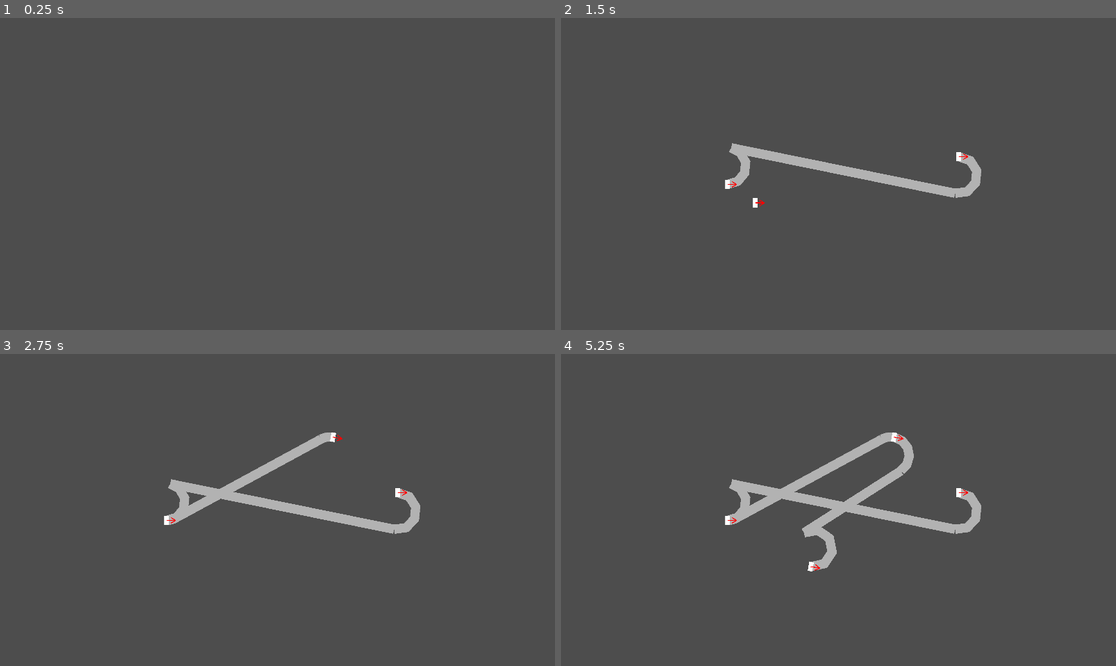
Above: before the commit, frames 1-4 (two rows, left to right).
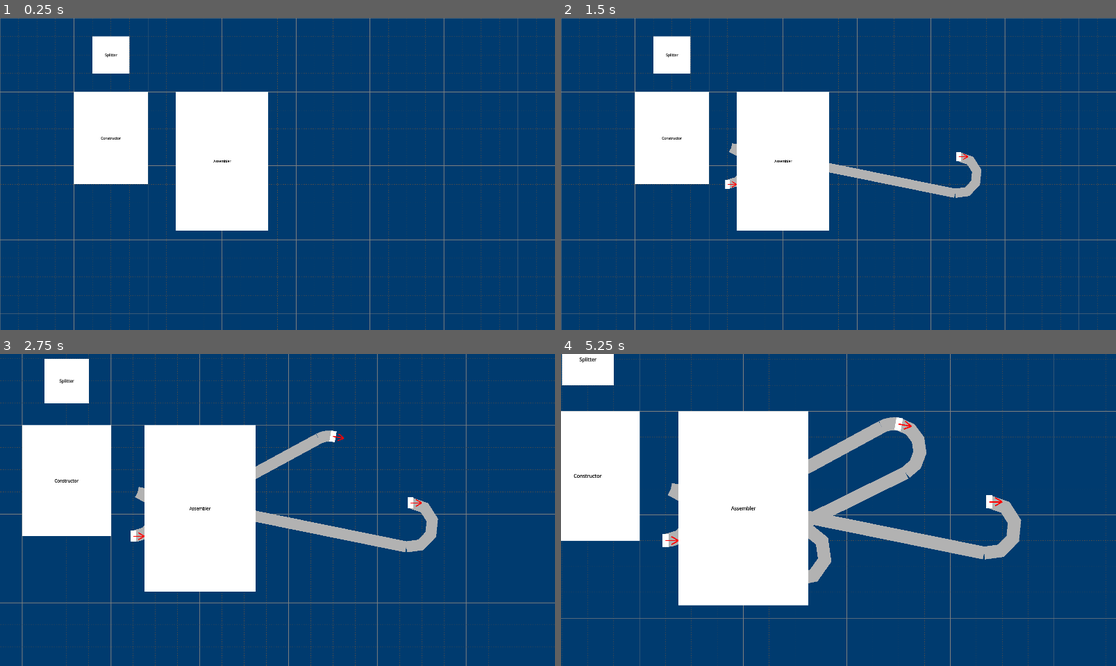
Above: after the commit, the same moments.

Repository: joshrehm/satisfactory-floor-planner
Game: Godot game, scene res://main_scene.tscn
Two runs of this game, one before a commit and one after it. Both use one fixed random seed, a clock stepped at 60 frames per second and the inputs below. Before the commit the project starts from res://Scenes/FactoryBelt/factory_belt.tscn.
Inputs (mouse positions are in pixels of both pictures, inside the frame that each line leads up to):
- Up to frame 1 (0.25 s): no input
- Up to frame 2 (1.5 s): tap Enter at 0.5 s; move the mouse to (960, 158) at 0.52 s; hold Right mouse button (camera_pan) 0.53-1.25 s; click (960, 158) at 0.67 s; tap Space at 1.25 s; drag from (727, 189) to (810, 236) at 1.27 s
- Up to frame 3 (2.75 s): tap Enter at 2 s; move the mouse to (333, 441) at 2.02 s; hold Mouse wheel up (zoom_in) from 2.03 s (still down); click (333, 441) at 2.17 s
- Up to frame 4 (5.25 s): release Mouse wheel up (zoom_in) at 2.75 s; tap Space at 2.75, 4.25 s; drag from (810, 572) to (672, 463) at 2.77 s; tap Enter at 3.5 s; move the mouse to (1005, 556) at 3.52 s; hold Right mouse button (camera_pan) 3.53-4.25 s; click (1005, 556) at 3.67 s; drag from (672, 463) to (755, 432) at 4.27 s; move the mouse to (866, 510) at 5.02 s; hold Mouse wheel up (zoom_in) from 5.03 s (still down); click (866, 510) at 5.17 s

The runs differ from the first frame. In frame 1, 100% of the frame differs, in the area x 0-100%, y 0-100%; in frame 2, 98%; in frame 3, 99%; in frame 4, 99%.

Commit message:
Prototyped multiple belts and last segment of unfinished belt follows mouse cursor. Fixed curve to straight belt. Hack to fix different building size collisions.

Diff:
--- a/Scenes/Camera/camera.gd
+++ b/Scenes/Camera/camera.gd
@@ -57,6 +57,10 @@
 		_apply_zoom(-zoom_speed)
 
 func _unhandled_input(event: InputEvent) -> void:
+	#var pos = get_global_mouse_position()
+	#print("Mouse: (", pos.x, ", ", pos.y, ") (", floor(pos.x / Globals.PIXELS_PER_METER),
+	#	", ", floor(pos.y / Globals.PIXELS_PER_METER), ")")
+
 	if not is_panning or not event is InputEventMouseMotion:
 		return
 
--- a/Scenes/FactoryBelt/factory_belt.gd
+++ b/Scenes/FactoryBelt/factory_belt.gd
@@ -4,7 +4,8 @@
 const BELT_PIXELS_WIDTH: = 1 * Globals.PIXELS_PER_METER
 const BELT_TURN_RADIUS:  = 2 * Globals.PIXELS_PER_METER
 
-var supports = []
+var belts = []
+#var supports = []
 var building = false
 var angle = 0.0
 var step = deg_to_rad(10)
@@ -120,17 +121,35 @@
 	else:  # Clockwise rotation
 		return Vector2(r_tangent.y, -r_tangent.x)
 
-func draw_belt():
+func draw_belts() -> void:
+	for belt_index in belts.size():
+		draw_belt(belt_index, belts[belt_index])
+
+func draw_belt(index: int, supports: Array) -> void:
 	for support_index in supports.size():
 		var start_support = supports[support_index]
 		var start_position = start_support[0]
 		var start_belt_direction = Vector2(cos(start_support[1]), sin(start_support[1]))
 
+		var straight_to_end = null
+		var end_support
+		var end_position
+		var end_belt_direction
+
 		if (support_index + 1 < supports.size()):
-			var end_support = supports[support_index + 1]
-			var end_position = end_support[0]
-			var end_belt_direction = Vector2(cos(end_support[1]), sin(end_support[1]))
-
+			end_support = supports[support_index + 1]
+			end_position = end_support[0]
+			end_belt_direction = Vector2(cos(end_support[1]), sin(end_support[1]))
+		elif (building == true and index == belts.size() - 1):
+			end_position = get_global_mouse_position()
+			end_position = Vector2(
+				floor(end_position.x / Globals.PIXELS_PER_METER) * Globals.PIXELS_PER_METER,
+		   		floor(end_position.y / Globals.PIXELS_PER_METER) * Globals.PIXELS_PER_METER)
+			end_belt_direction = Vector2(cos(angle), sin(angle))
+		else:
+			end_position = null
+
+		if (end_position != null):
 			var start_arc_center
 			var to_end = (end_position - start_position).normalized()
 			var to_end_cross = start_belt_direction.cross(to_end)
@@ -155,6 +174,7 @@
 				if (to_start_cross == 0):
 					# Curve from start, but straight to this point, so no curve on this side
 					# TODO: Make me work?
+					straight_to_end = end_position
 					pass
 				else:
 					if (to_start_cross < 0):
@@ -194,6 +214,11 @@
 							# Draw the first arc
 							draw_arc(start_arc_center, BELT_TURN_RADIUS, start_angle_1, end_angle_1, 6, Color(0.7, 0.7, 0.7), BELT_PIXELS_WIDTH)
 
+							if (straight_to_end != null):
+								draw_line(line[0], straight_to_end, Color(0.7, 0.7, 0.7), BELT_PIXELS_WIDTH)
+								straight_to_end = null
+								continue
+
 							# Draw the straight line
 							draw_line(line[0], line[1], Color(0.7, 0.7, 0.7), BELT_PIXELS_WIDTH)
 
@@ -218,9 +243,11 @@
 		if (event.pressed == true):
 			if (event.button_index == MOUSE_BUTTON_RIGHT):
 				building = !building
+				if (building == true):
+					belts.append([])
 				queue_redraw()
 			elif (event.button_index == MOUSE_BUTTON_MIDDLE):
-				supports = []
+				belts = []
 				queue_redraw()
 			elif (building == true):
 				if (event.button_index == MOUSE_BUTTON_WHEEL_UP):
@@ -230,7 +257,7 @@
 					angle -= step
 					queue_redraw()
 				elif (event.button_index == MOUSE_BUTTON_LEFT):
-					supports.append([ get_snapped_position(), angle ])
+					belts[belts.size() - 1].append([ get_snapped_position(), angle ])
 					queue_redraw()
 				print("Angle: ", rad_to_deg(angle))
 	elif (building == true and event is InputEventMouseMotion):
@@ -242,4 +269,4 @@
 	if (building == true):
 		draw_support(get_snapped_position(), angle)
 
-	draw_belt()
+	draw_belts()
--- a/Scenes/FactoryBuilding/factory_building.gd
+++ b/Scenes/FactoryBuilding/factory_building.gd
@@ -29,4 +29,11 @@
 	building_image.size = building_size * Globals.PIXELS_PER_METER
 
 	collision.position = building_image.size / 2.0
-	collision.shape.set_size(building_image.size)
+
+	# HACK: The collision shape is shared among all FactoryBuildings, so we
+	#       duplicate it here to handle the different building types.
+	#
+	# TODO: We should only create collision shapes for each building type, not
+	#       every building
+	collision.shape = collision.shape.duplicate()
+	collision.shape.size = building_image.size
--- a/main_scene.gd
+++ b/main_scene.gd
@@ -10,15 +10,20 @@
 func _ready() -> void:
 	Globals.set_camera(camera)
 
-	#var factory = factory_scene.instantiate()
-	#factory.initialize("Constructor", Vector2(5, 4), Vector2(8, 10))
-	#factory.input_event.connect(_on_factory_building_input_event)
-	#add_child(factory)
-	#
-	#factory = factory_scene.instantiate()
-	#factory.initialize("Constructor", Vector2(15, 4), Vector2(8, 10))
-	#factory.input_event.connect(_on_factory_building_input_event)
-	#add_child(factory)
+	var factory = factory_scene.instantiate()
+	factory.initialize("Constructor", Vector2(8, 8), Vector2(8, 10))
+	factory.input_event.connect(_on_factory_building_input_event)
+	add_child(factory)
+
+	factory = factory_scene.instantiate()
+	factory.initialize("Assembler", Vector2(19, 8), Vector2(10, 15))
+	factory.input_event.connect(_on_factory_building_input_event)
+	add_child(factory)
+
+	factory = factory_scene.instantiate()
+	factory.initialize("Splitter", Vector2(10, 2), Vector2(4, 4))
+	factory.input_event.connect(_on_factory_building_input_event)
+	add_child(factory)
 
 func _on_floorplan_ui_selection_dragging(position: Vector2, size: Vector2) -> void:
 	var world_position = (position - camera.position) * camera.zoom.x
--- a/project.godot
+++ b/project.godot
@@ -11,7 +11,7 @@
 [application]
 
 config/name="Satisfactory Floor Planner"
-run/main_scene="res://Scenes/FactoryBelt/factory_belt.tscn"
+run/main_scene="res://main_scene.tscn"
 config/features=PackedStringArray("4.3", "Forward Plus")
 config/icon="res://icon.svg"
 
